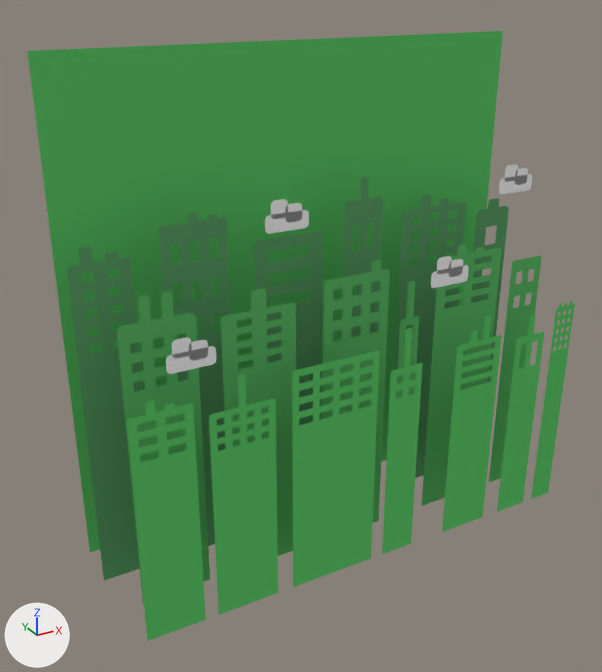
An edit to the Blender file files/blend/background-forest.blend, drawn before and after from the same camera.
Both versions are drawn from a 50 mm lens placed at (-0.799, -1.062, 0.62), pointed at (-0.068, 0.266, -0.043). The lights are fixed; the arrows at lower left show +X, +Y and +Z. The picture after the commit comes second.

The first picture shows 'Background-2', 'Background-3', 'Background-4', 'Background-5', 'Clouds'.
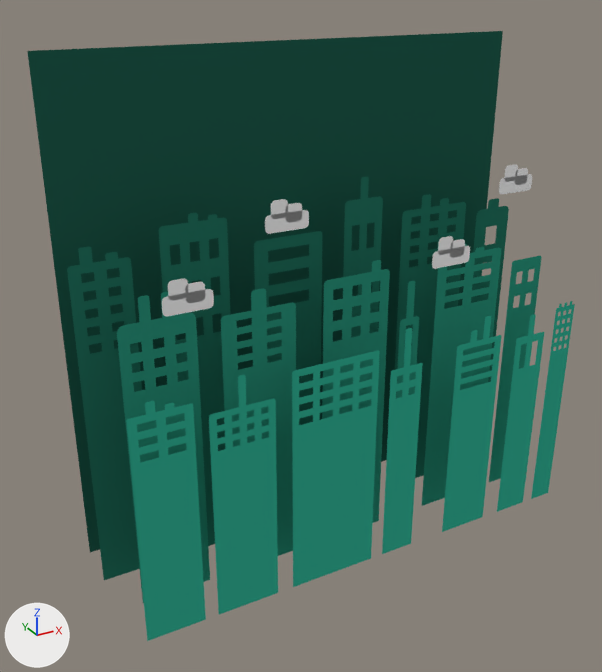
The change in detail:
Material 'color-5' (mat_color_5) changes colour from green #62d06d to dark green #236050; in linear values from (0.122, 0.631, 0.153) to (0.0168, 0.117, 0.0802).
Material 'color-3' (mat_color_3) changes colour from green #62c16d to cyan #2f9a81; in linear values from (0.122, 0.533, 0.153) to (0.0284, 0.323, 0.22).
Material 'color-2' (mat_color_2) changes colour from green #62d06d to cyan #35b79a; in linear values from (0.122, 0.631, 0.153) to (0.0356, 0.474, 0.323).
Material 'color-4' (mat_color_4) changes colour from green #62a66d to dark cyan #287965; in linear values from (0.122, 0.381, 0.153) to (0.0212, 0.191, 0.13).
me_cube_001 is used by ob_clouds; location (0.0, 0.0, 0.0).
me_cube_001 had 192 vertices, 12 faces and spanned x -0.406..0.437, y 0.1..0.2, z 0.023..0.262.
me_cube_001 now has 192 vertices, 12 faces and spans x -0.406..0.437, y 0.1..0.2, z 0.115..0.262.
me_cube_001 part 1: the loose piece of 16 vertices spanning x 0.127..0.16, y 0.1, z 0.102..0.135 is moved by (0.0, 0.0, 0.038).
me_cube_001 part 2: the loose piece of 16 vertices spanning x 0.115..0.202, y 0.1, z 0.077..0.111 is moved by (0.0, 0.0, 0.038).
me_cube_001 part 3: the loose piece of 16 vertices spanning x 0.155..0.188, y 0.1, z 0.092..0.125 is moved by (0.0, 0.0, 0.038).
me_cube_001 part 4: the loose piece of 16 vertices spanning x -0.394..-0.361, y 0.1, z 0.048..0.081 is moved by (0.0, 0.0, 0.1).
me_cube_001 part 5: the loose piece of 16 vertices spanning x -0.406..-0.319, y 0.1, z 0.023..0.057 is moved by (0.0, 0.0, 0.1).
me_cube_001 part 6: the loose piece of 16 vertices spanning x -0.366..-0.333, y 0.1, z 0.038..0.071 is moved by (0.0, 0.0, 0.1).

Location of each change, [x1, y1, x2, y2] in pixels of the pictures (602 x 672 px; the box of a moved part takes in the faces that stretch with it):
'Background-5', recoloured (green to dark green)
    both: [27, 31, 503, 552]
'Background-2', recoloured (green to cyan)
    both: [126, 301, 575, 641]
'Background-4', recoloured (green to dark cyan)
    both: [67, 177, 509, 580]
'Background-3', recoloured (green to cyan)
    both: [117, 244, 542, 603]
'Clouds', reshaped (27% shorter)
    before: [166, 164, 532, 374]
    after: [162, 164, 532, 317]
part 1 of me_cube_001, moved or reshaped
    before: [437, 256, 452, 274]
    after: [438, 236, 453, 255]
part 2 of me_cube_001, moved or reshaped
    before: [431, 265, 468, 288]
    after: [432, 246, 470, 269]
part 3 of me_cube_001, moved or reshaped
    before: [449, 259, 463, 277]
    after: [450, 239, 465, 258]
part 4 of me_cube_001, moved or reshaped
    before: [172, 337, 192, 359]
    after: [168, 279, 188, 300]
part 5 of me_cube_001, moved or reshaped
    before: [166, 346, 216, 374]
    after: [162, 289, 214, 317]
part 6 of me_cube_001, moved or reshaped
    before: [189, 340, 208, 360]
    after: [185, 282, 206, 303]
